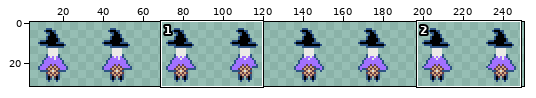
Sprite sheet, stored at graphics/witch/witch.png. The first picture is a wide view before the edit; the outline marks the close-up.
Close-up. The starting point:
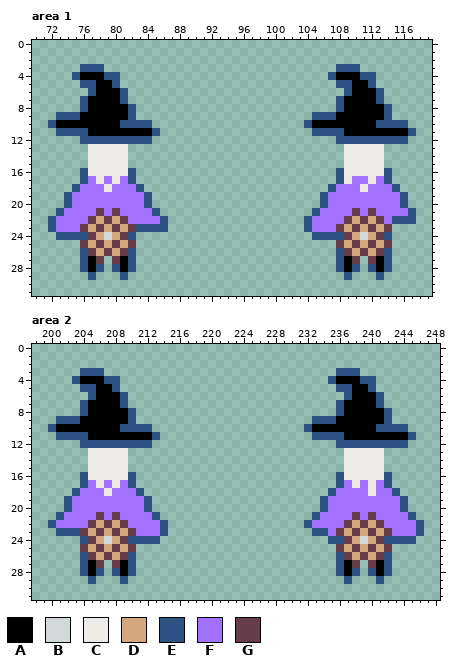
The file is 256x32 pixels. Shown: area 1: x 70..119, y 0..31; area 2: x 198..248, y 0..31. The wide view leaves out empty margins. The commit also changed other parts of the picture, which this record leaves out.
Palette (. is transparent): A #000000  B #d3d9d8  C #ecebe6  D #d5a77d  E #2d5384  F #a271ff  G #663d49
Pixels before, area 1, first column x 72:
 3 ....EEE.............................EEE.......
 4 ...EAAAEE..........................EAAAEE.....
 5 ....EEAAE...........................EEAAE.....
 6 .....EAAAE...........................EAAAE....
 7 ....EAAAAE..........................EAAAAE....
 8 ....EAAAAAE.........................EAAAAAE...
 9 .EEEAAAAAAE......................EEEAAAAAAE...
10 EAAAAAAAAEEEE...................EAAAAAAAAEEEE.
11 .EEEEAAAAAAAAE...................EEEEAAAAAAAAE
12 ....EEEEEEEEE.......................EEEEEEEEE.
13 .....CCCCC...........................CCCCC....
14 .....CCCCC...........................CCCCC....
15 .....CCCCC...........................CCCCC....
16 ....ECCCCCE.........................ECCCCCE...
17 ....EFCFCFE.........................ECFFCFE...
18 ...EFFFCFFFE.......................EFFFCFFFE..
19 ..EFFFFFFFFFE.....................EFFFFFFFFFE.
20 ..EFFFFFFFFFE.....................EFFFFFFFFFE.
21 .EFFFFGFGFFFFE...................EFFFFGFGFFFFE
22 EFFFFGDGDGFFFFE.................EFFFFGDGDGFEEE
23 EFFFGDGDGDGEEEE.................EFFFGDGDGDG...
24 .EEEEGDBDGE......................EEEEGDBDGE...
25 ....GDGDGDG.........................GDGDGDG...
26 ....EGDGDGE.........................EGDGDGE...
27 ....EAG.GAE.........................EAG.GAE...
28 ....EAE.EAE.........................EAE.EAE...
29 .....E...E...........................E...E....
Pixels before, area 2, first column x 200:
 3 ....EEE.............................EEE........
 4 ...EAAAEE..........................EAAAEE......
 5 ....EEAAE...........................EEAAE......
 6 .....EAAAE...........................EAAAE.....
 7 ....EAAAAE..........................EAAAAE.....
 8 ....EAAAAAE.........................EAAAAAE....
 9 .EEEAAAAAAE......................EEEAAAAAAE....
10 EAAAAAAAAEEEE...................EAAAAAAAAEEEE..
11 .EEEEAAAAAAAAE...................EEEEAAAAAAAAE.
12 ....EEEEEEEEE.......................EEEEEEEEE..
13 .....CCCCC...........................CCCCC.....
14 .....CCCCC...........................CCCCC.....
15 .....CCCCC...........................CCCCC.....
16 ....ECCCCCE.........................ECCCCCE....
17 ....EFCFCFE.........................EFCFCFE....
18 ...EFFFCFFFE.......................EFFFFCFFE...
19 ..EFFFFFFFFFE.....................EFFFFFFFFFE..
20 ..EFFFFFFFFFE.....................EFFFFFFFFFE..
21 .EFFFFGFGFFFFE...................EFFFFGFGFFFFE.
22 EFFFFGDGDGFFFFE.................EFFFFGDGDGFFFFE
23 .EEEGDGDGDGFFFE..................EEFGDGDGDGFFFE
24 ....EGDBDGEEEE.....................EEGDBDGEEEE.
25 ....GDGDGDG.........................GDGDGDG....
26 ....EGDGDGE.........................EGDGDGE....
27 ....EAG.GAE.........................EAG.GAE....
28 ....EAE.EAE.........................EAE.EAE....
29 .....E...E...........................E...E.....
After:
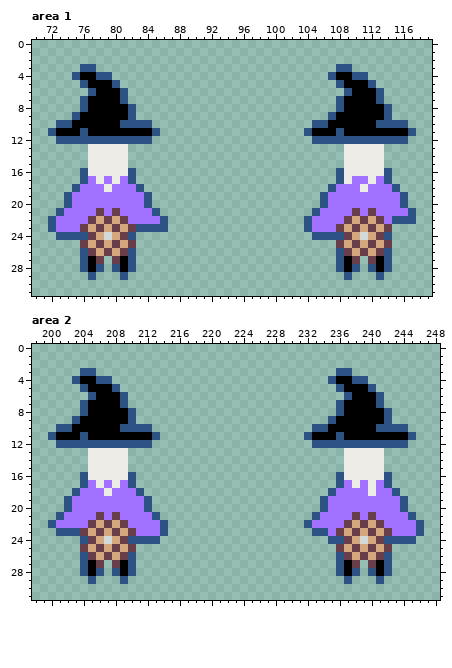
What changed:
{"where": "area 1"}
{"y":3,"x":78,"old":"E","new":"."}
{"y":3,"x":110,"old":"E","new":"."}
{"y":4,"x":78,"old":"A","new":"E"}
{"y":4,"x":80,"old":"E","new":"."}
{"y":4,"x":110,"old":"A","new":"E"}
{"y":4,"x":112,"old":"E","new":"."}
{"y":5,"x":77,"old":"E","new":"A"}
{"y":5,"x":109,"old":"E","new":"A"}
{"y":9,"x":73,"old":"EE","new":".."}
{"y":9,"x":105,"old":"EE","new":".."}
{"y":10,"x":72,"old":"EAA","new":".EE"}
{"y":10,"x":104,"old":"EAA","new":".EE"}
{"y":11,"x":72,"old":".EEE","new":"EAAA"}
{"y":11,"x":104,"old":".EEE","new":"EAAA"}
{"y":12,"x":73,"old":"...","new":"EEE"}
{"y":12,"x":105,"old":"...","new":"EEE"}
{"where": "area 2"}
{"y":3,"x":206,"old":"E","new":"."}
{"y":3,"x":238,"old":"E","new":"."}
{"y":4,"x":206,"old":"A","new":"E"}
{"y":4,"x":208,"old":"E","new":"."}
{"y":4,"x":238,"old":"A","new":"E"}
{"y":4,"x":240,"old":"E","new":"."}
{"y":5,"x":205,"old":"E","new":"A"}
{"y":5,"x":237,"old":"E","new":"A"}
{"y":9,"x":201,"old":"EE","new":".."}
{"y":9,"x":233,"old":"EE","new":".."}
{"y":10,"x":200,"old":"EAA","new":".EE"}
{"y":10,"x":232,"old":"EAA","new":".EE"}
{"y":11,"x":200,"old":".EEE","new":"EAAA"}
{"y":11,"x":232,"old":".EEE","new":"EAAA"}
{"y":12,"x":201,"old":"...","new":"EEE"}
{"y":12,"x":233,"old":"...","new":"EEE"}
{"label":"changed","picture_box":[88,64,120,88]}
{"label":"changed","picture_box":[344,64,376,88]}
{"label":"changed","picture_box":[48,112,80,144]}
{"label":"changed","picture_box":[304,112,336,144]}
{"label":"changed","picture_box":[88,368,120,392]}
{"label":"changed","picture_box":[344,368,376,392]}
{"label":"changed","picture_box":[48,416,80,448]}
{"label":"changed","picture_box":[304,416,336,448]}
